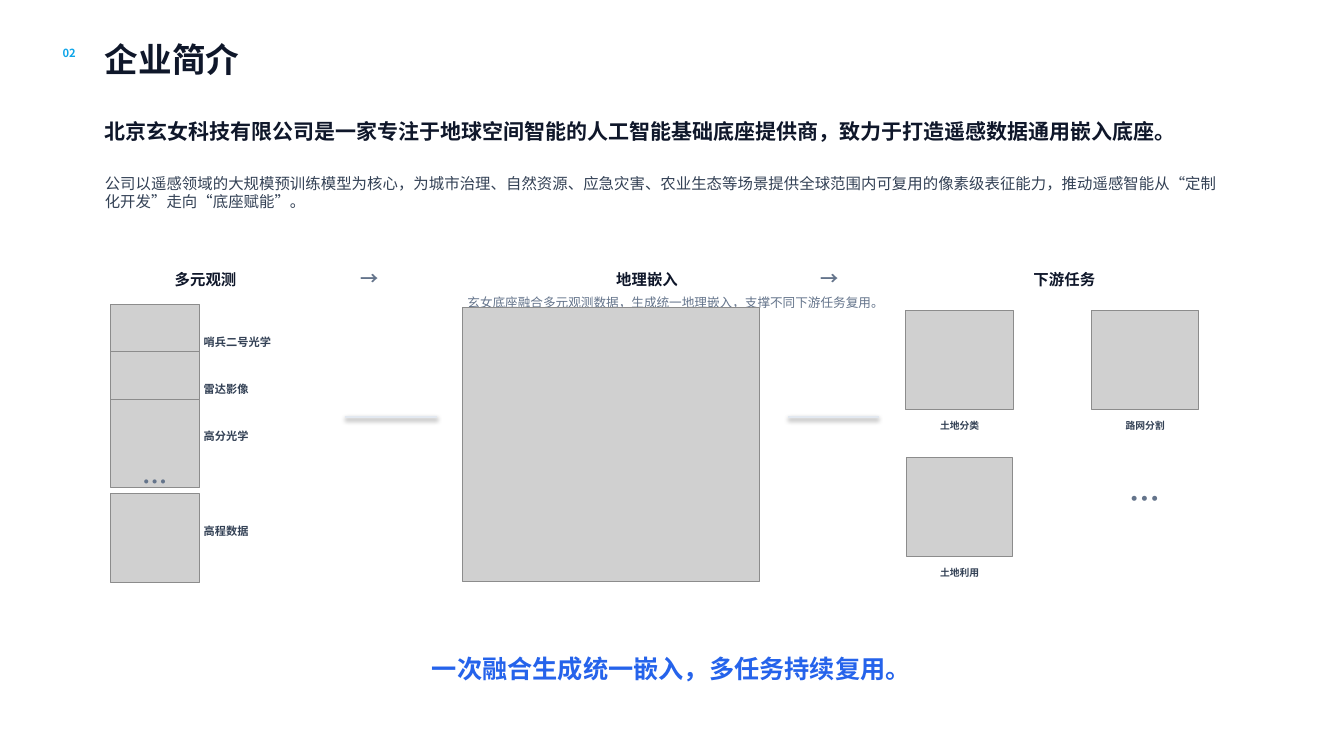
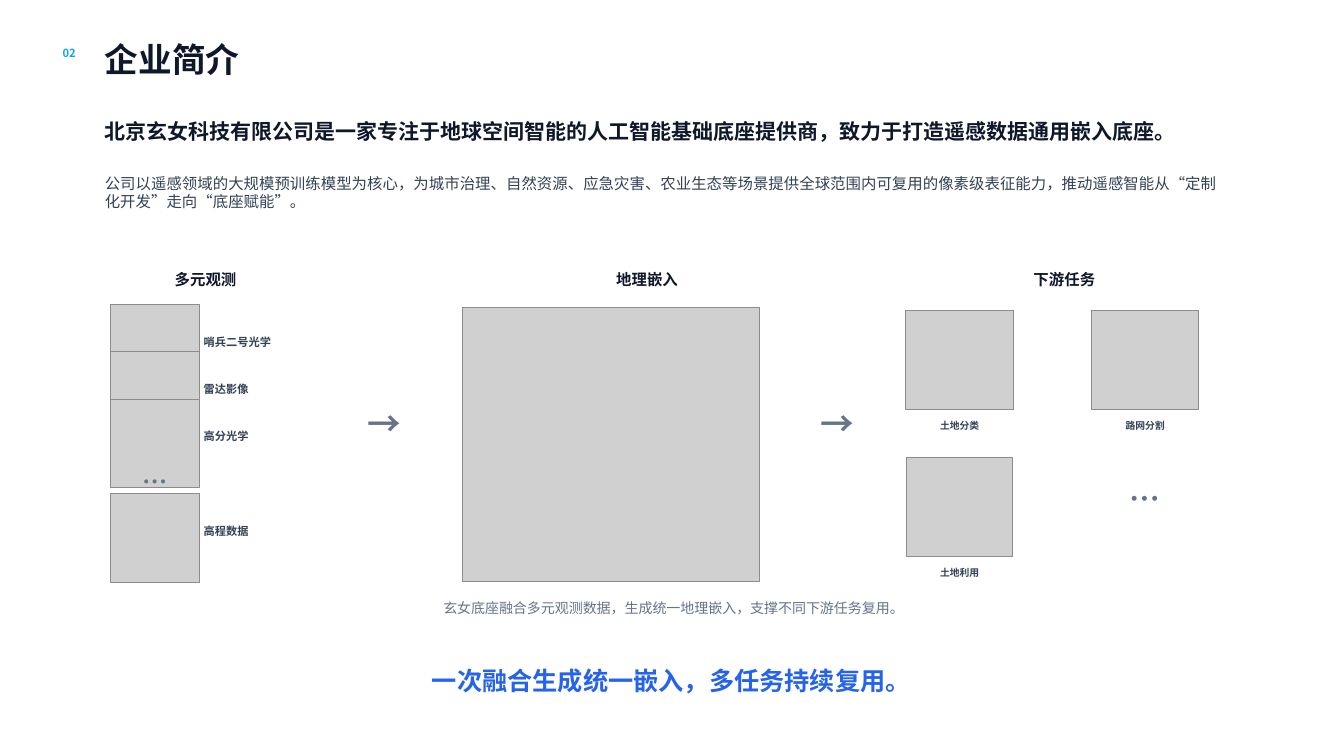
Before and after one commit to go-bananas-wwj/xuannv_embdding, a slide deck: slide 2 of docs/bp_deck/outputs/玄女科技BP_前8页视觉返工_v0.2.pptx. Drawn at 1344x756 pixels with LibreOffice and Linux fonts; fonts in the diff are those of the drawing; grey boxes stand for pictures. Boxes give left, top, right and bottom in pixels: in the first picture for what was removed or moved away, otherwise in the second. Text is boxed around its words. In the diff, an @@ line names an element or a change of style, - is before the commit and + after.

```diff
--- a/docs/bp_deck/outputs/玄女科技BP_前8页视觉返工_v0.2.pptx
+++ b/docs/bp_deck/outputs/玄女科技BP_前8页视觉返工_v0.2.pptx
@@ line removed from (345, 417) to (438, 417) @@
@@ text "→" at <box>355,406,413,441</box>: size 13 to 24 pt @@
@@ text "→": place and size @@
-text "→" at <box>351,268,389,288</box>
+text "→" at <box>355,406,413,441</box>
@@ line removed from (788, 417) to (879, 417) @@
@@ text "→": place and size @@
-text "→" at <box>811,268,849,288</box>
+text "→" at <box>809,406,867,441</box>
@@ text "→" at <box>809,406,867,441</box>: size 13 to 24 pt @@
@@ text "玄女底座融合多元观测数据，生成统一地理嵌入，支撑不同下游任务复用。": place and size @@
-text "玄女底座融合多元观测数据，生成统一地理嵌入，支撑不同下游任务复用。" at <box>467,296,883,311</box>
+text "玄女底座融合多元观测数据，生成统一地理嵌入，支撑不同下游任务复用。" at <box>443,601,904,614</box>
@@ text "玄女底座融合多元观测数据，生成统一地理嵌入，支撑不同下游任务复用。" at <box>443,601,904,614</box>: size 9 to 10 pt @@
@@ text "一次融合生成统一嵌入，多任务持续复用。": place and size @@
-text "一次融合生成统一嵌入，多任务持续复用。" at <box>432,656,911,682</box>
+text "一次融合生成统一嵌入，多任务持续复用。" at <box>432,668,911,694</box>
```
Also in this commit, not shown: 1 other file.
